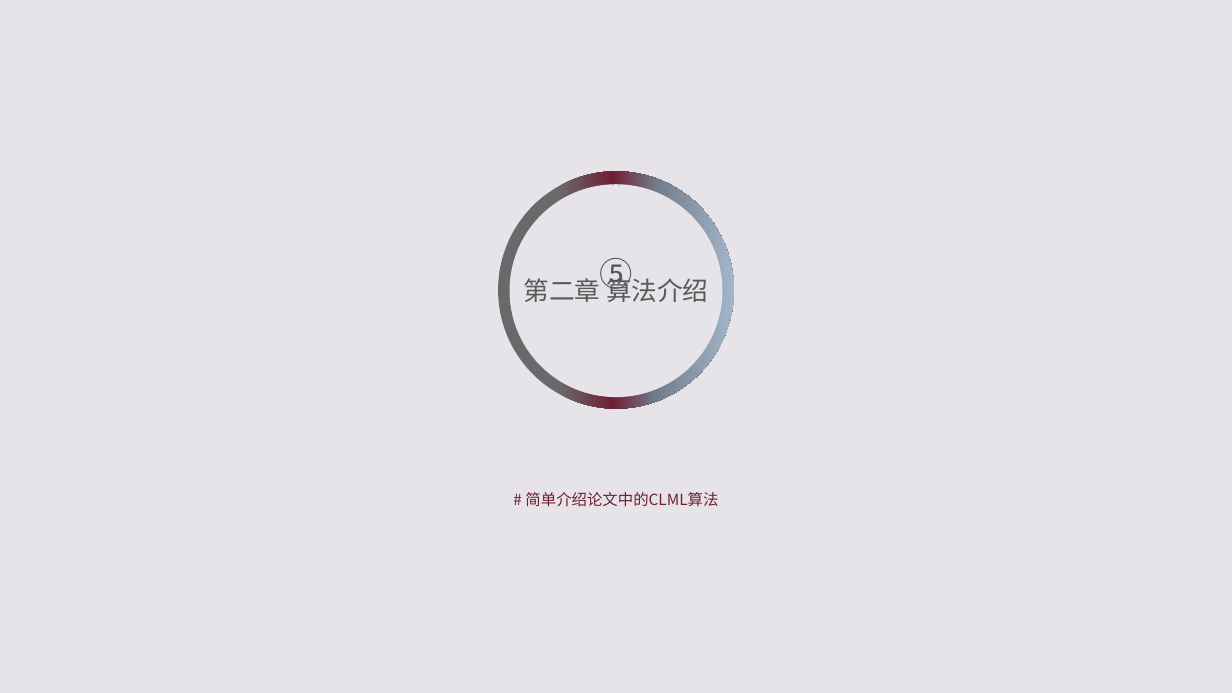
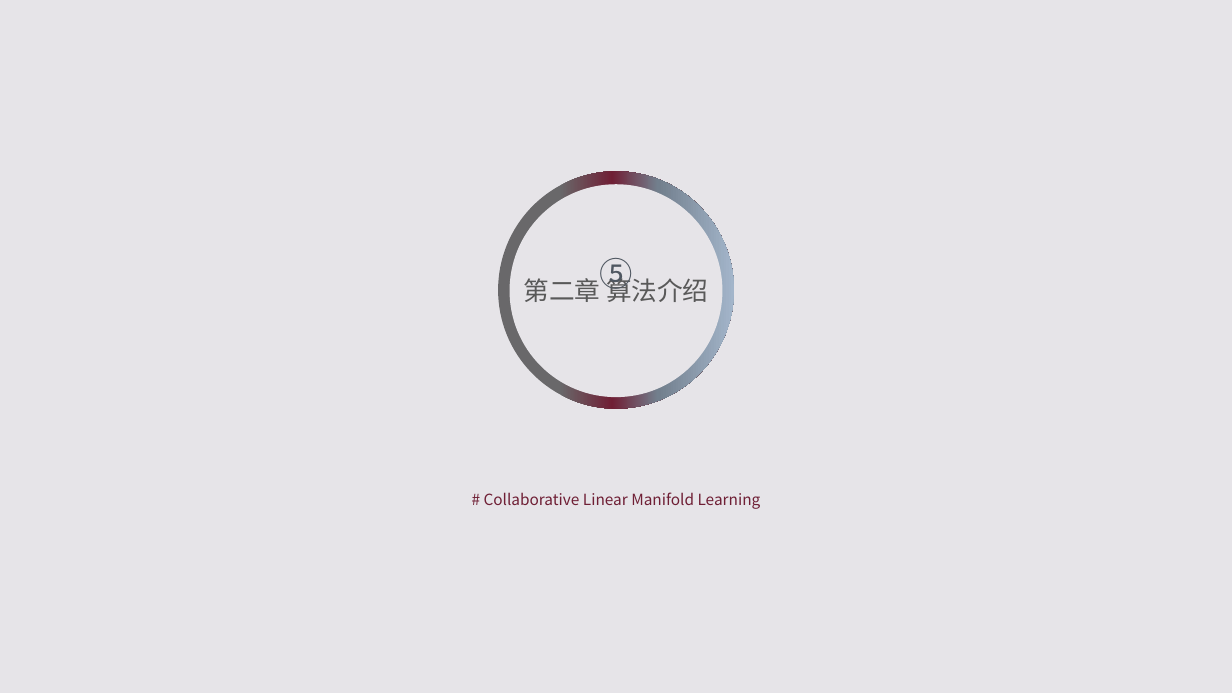
Before and after one commit to NKcqx/NKUBachelorThesis, a slide deck: slide 6 of 答辩/正式答辩_陈齐翔.pptx (slide 5 before the commit). Drawn at 1232x693 pixels with LibreOffice and Linux fonts; fonts in the diff are those of the drawing. Boxes give left, top, right and bottom in pixels: in the first picture for what was removed or moved away, otherwise in the second. Text is boxed around its words. In the diff, an @@ line names an element or a change of style, - is before the commit and + after.

```diff
--- a/答辩/正式答辩_陈齐翔.pptx
+++ b/答辩/正式答辩_陈齐翔.pptx
@@ text at (484,492,761,509): text changed @@
-# 简单介绍论文中的CLML算法
+# Collaborative Linear Manifold Learning
```
Also in this commit, not shown: 3 other slides changed, 2 slides added, 1 slide removed, 30 other files.
